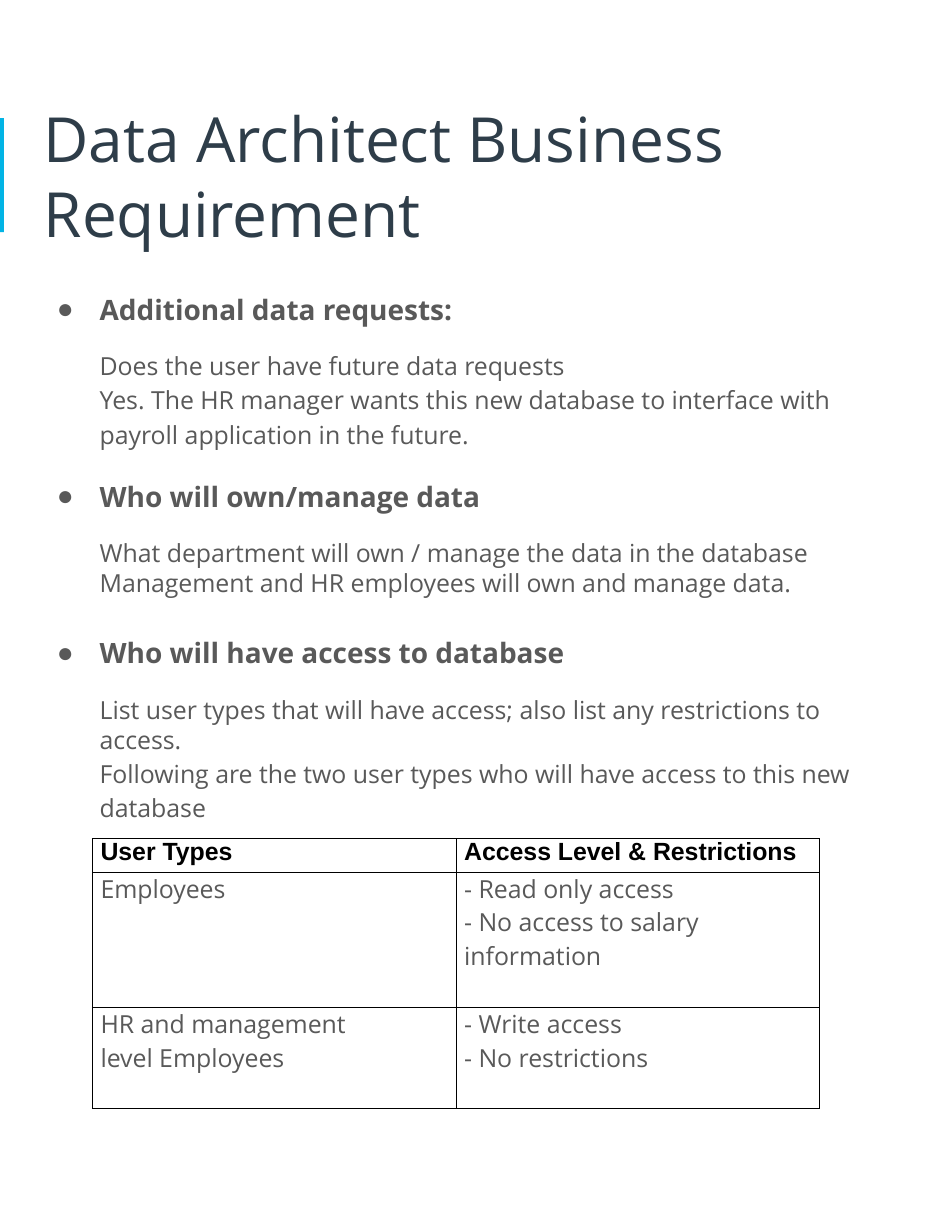
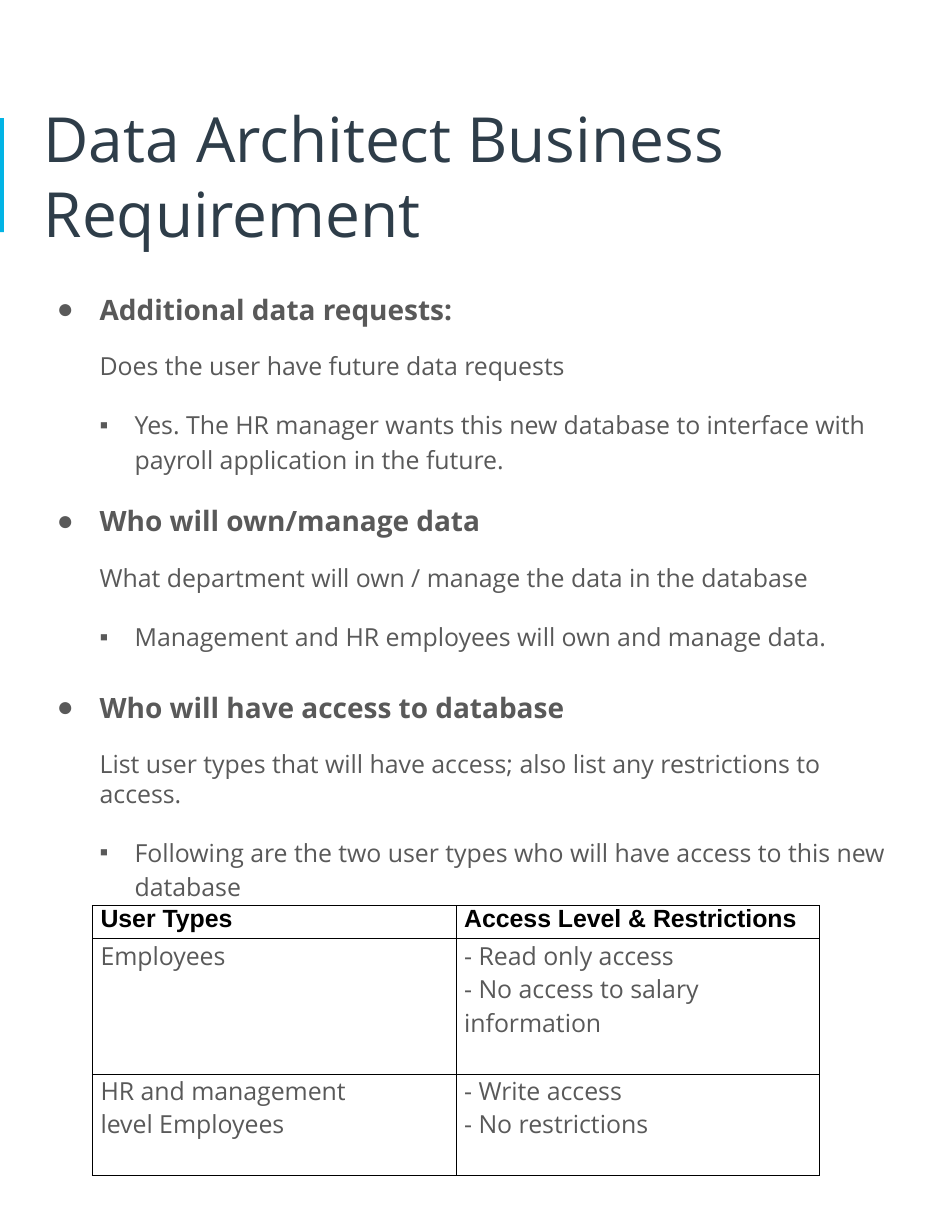
Before and after one commit to arpitsharma9/da-ud-design_hr_db, a slide deck: slide 5 of HR_Dataset_Assignment.pptx. Drawn at 952x1232 pixels with LibreOffice and Linux fonts; fonts in the diff are those of the drawing. Boxes give left, top, right and bottom in pixels: in the first picture for what was removed or moved away, otherwise in the second. Text is boxed around its words. In the diff, an @@ line names an element or a change of style, - is before the commit and + after.

```diff
--- a/HR_Dataset_Assignment.pptx
+++ b/HR_Dataset_Assignment.pptx
@@ text at bbox=[135, 415, 885, 896]: bullet none to ▪; list level 1 to 2 in "Yes. The HR manager wants ..."; list level 1 to 2 in "Management and HR employees will ..."; line spacing 1 to 1.15; list level 1 to 2 in "Following are the two user ..." @@
@@ table: place and size @@
-table at bbox=[92, 839, 820, 1104]
+table at bbox=[92, 905, 820, 1170]
```
Also in this commit, not shown: 5 other slides changed, 2 slides added.
